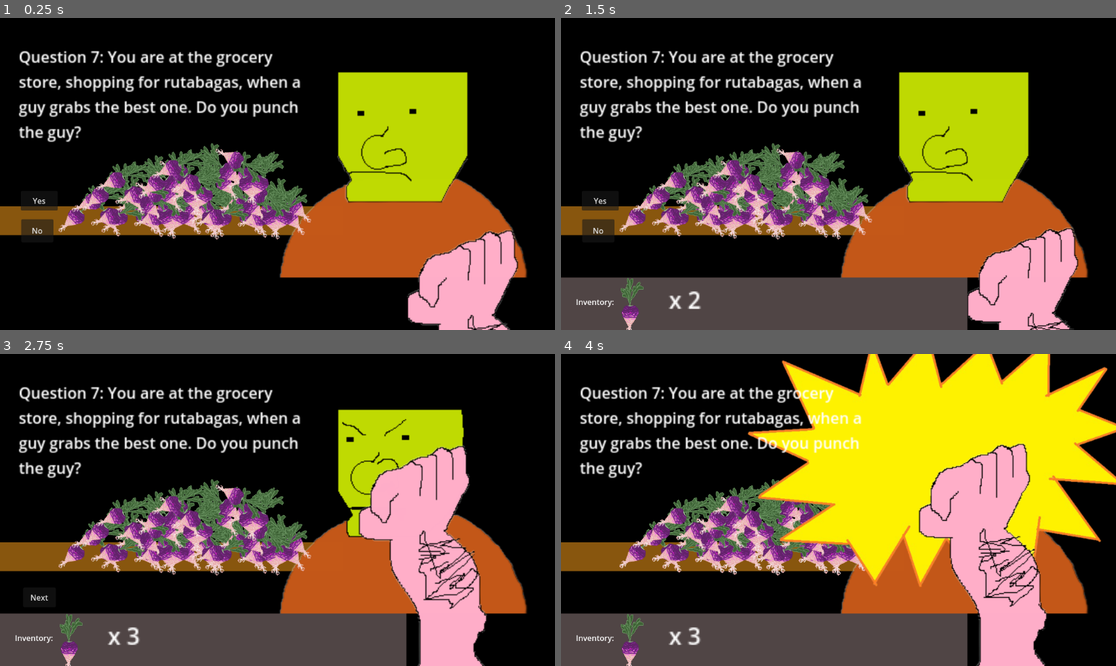
Above: before the commit, frames 1-4 (two rows, left to right).
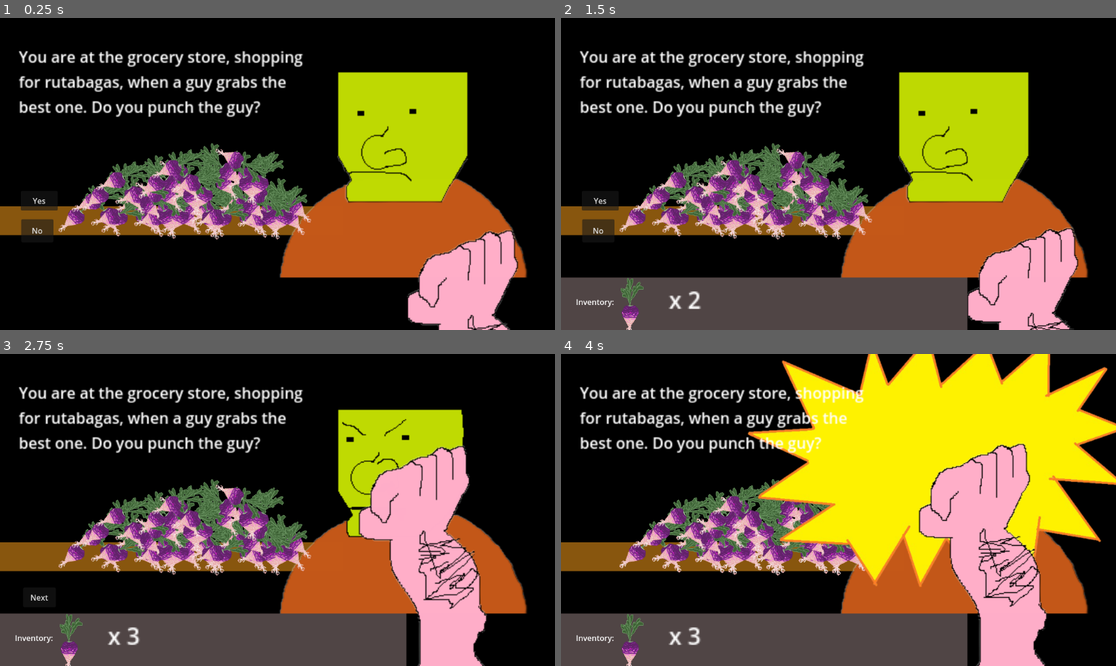
Above: after the commit, the same moments.

Repository: Do-You-Punch-The-Guy-Studios/do-you-punch-the-guy
Game: Godot game, scene res://scenes/the_guy_root_scene.tscn
Same seed, same stepped clock (60 frames per second), same inputs: the game is played once before the commit and once after it.
Inputs:
- Up to frame 1 (0.25 s): no input
- Up to frame 2 (1.5 s): click "Yes" at 0.5 s; click "Next" at 1.25 s
- Up to frame 3 (2.75 s): click "Yes" at 2 s
- Up to frame 4 (4 s): click "Next" at 2.75 s; click "Yes" at 3.5 s

The runs differ from the first frame. In frame 1, 4.4% of the frame differs, in the area x 3-55%, y 10-40%; in frame 2, 4.4%; in frame 3, 4.4%; in frame 4, 4.4%.

Commit message:
remove question text

Diff:
--- a/code/do-you-punch-the-guy-main.gd
+++ b/code/do-you-punch-the-guy-main.gd
@@ -113,7 +113,7 @@
 		self.add_child(questionScenes["question" + str(currentQuestionIndex)].instantiate())
 	if currentQuestion.onQuestion:
 		processGameAction(currentQuestion.onQuestion)
-	$ScrollContainer/Question.text = "Question " + str(currentQuestionIndex) + ": " + currentQuestion.question
+	$ScrollContainer/Question.text = currentQuestion.question
 	if !currentQuestion.yes:
 		yesButton.hide()
 	else:
